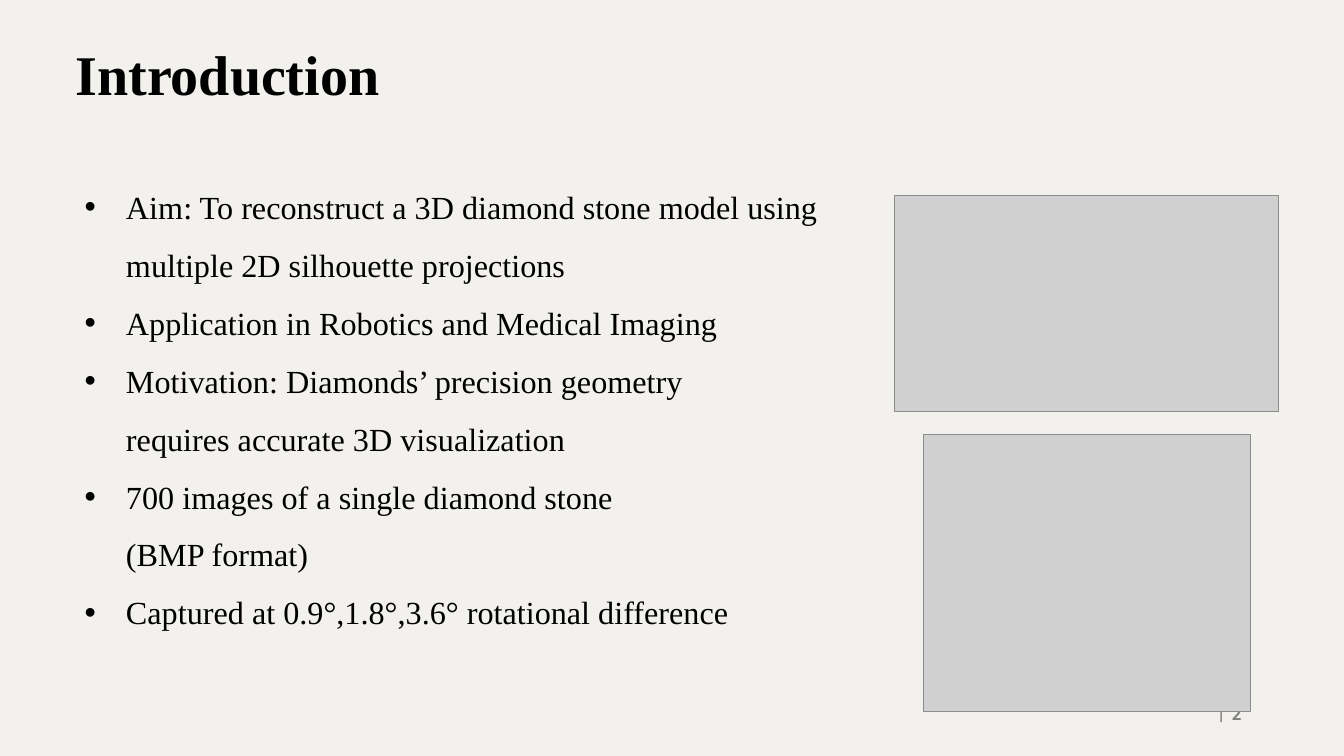
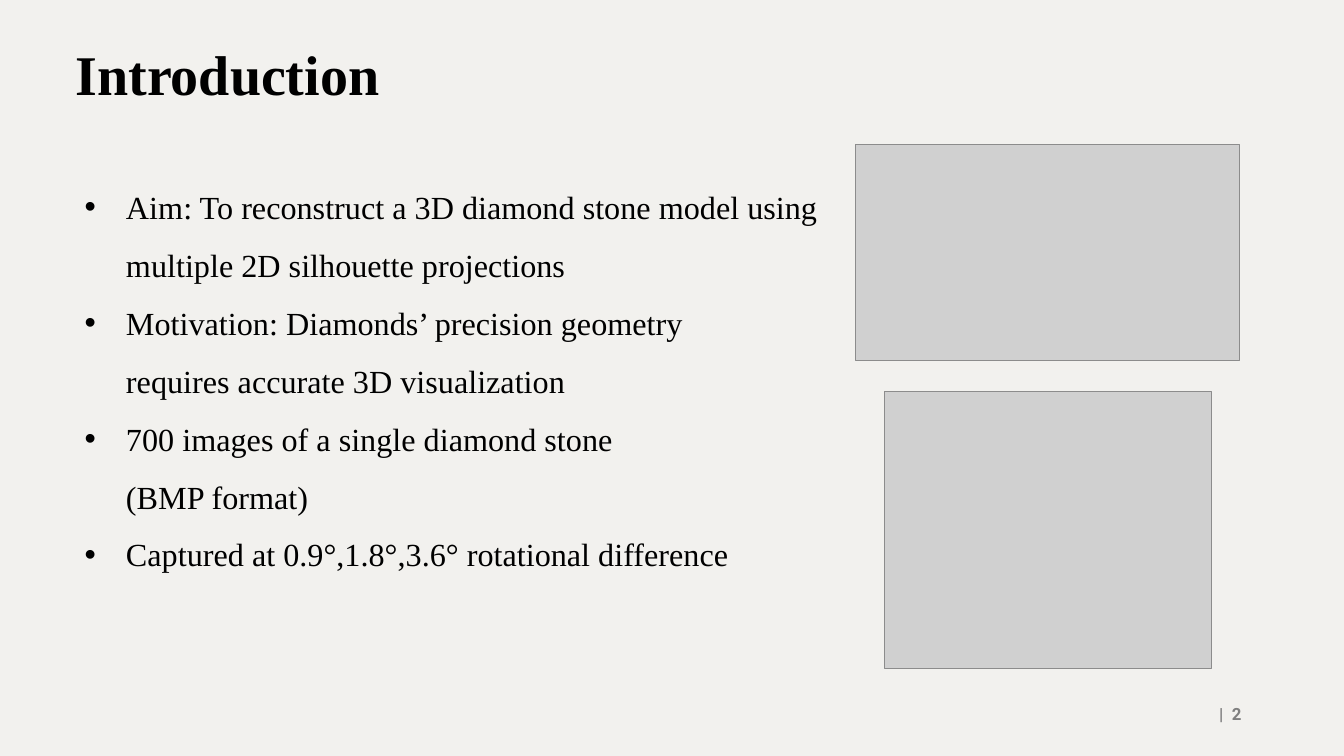
Before and after one commit to jugal-ahir/ECE501_2025_18_11, a slide deck: slide 2 of Presentations/End_Sem_Presentation_Grp11.pptx. Drawn at 1344x756 pixels with LibreOffice and Linux fonts; fonts in the diff are those of the drawing; grey boxes stand for pictures; background and template pictures are left out. Boxes give left, top, right and bottom in pixels: in the first picture for what was removed or moved away, otherwise in the second. Text is boxed around its words. In the diff, an @@ line names an element or a change of style, - is before the commit and + after.

```diff
--- a/Presentations/End_Sem_Presentation_Grp11.pptx
+++ b/Presentations/End_Sem_Presentation_Grp11.pptx
@@ picture: place and size @@
-picture at bbox=[895, 196, 1279, 411]
+picture at bbox=[856, 144, 1240, 360]
@@ text at bbox=[126, 312, 717, 342]: paragraph removed @@
-• Application in Robotics and Medical Imaging
@@ picture: place and size @@
-picture at bbox=[924, 436, 1250, 712]
+picture at bbox=[885, 392, 1212, 668]
```
Also in this commit, not shown: 3 other slides changed, 3 other files.
